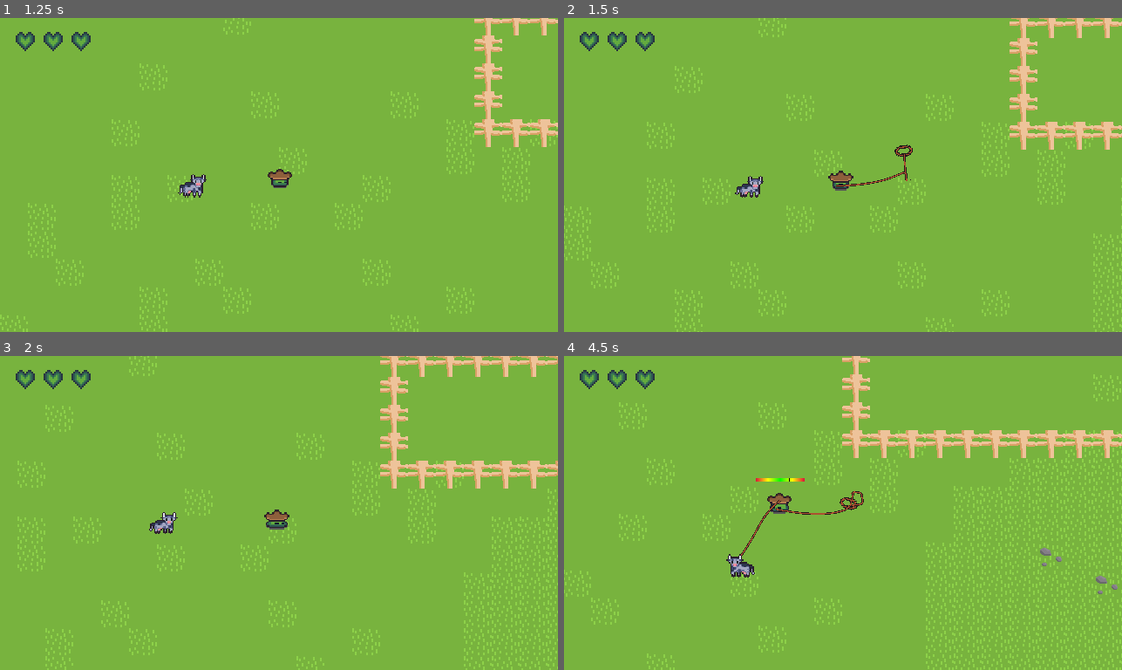
Above: before the commit, frames 1-4 (two rows, left to right).
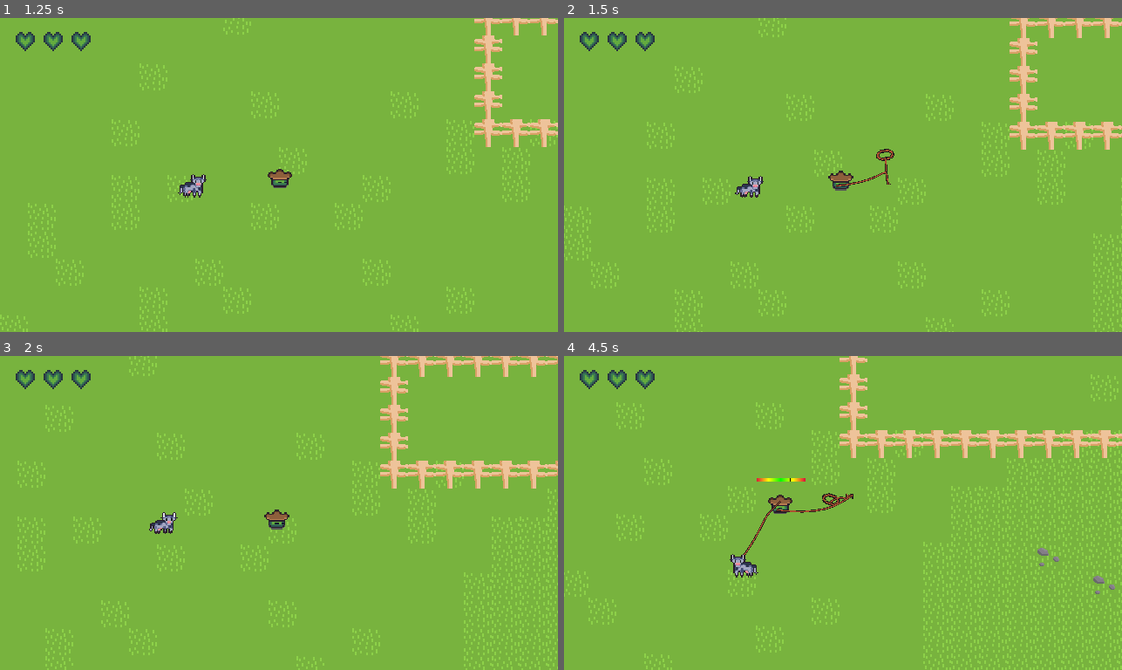
Above: after the commit, the same moments.

Repository: 2weeking/Lasso-Knight
Game: Godot game, scene res://levels/MainMenu.tscn
Same seed, same stepped clock (60 frames per second), same inputs: the game is played once before the commit and once after it.
Inputs (mouse positions are in pixels of both pictures, inside the frame that each line leads up to):
- Up to frame 1 (1.25 s): click "Start" at 0.5 s
- Up to frame 2 (1.5 s): move the mouse to (965, 159) at 1.27 s; hold D (right) from 1.28 s (still down); click (965, 159) at 1.35 s
- Up to frame 3 (2 s): keep holding D (right)
- Up to frame 4 (4.5 s): move the mouse to (731, 528) at 2.02 s; release D (right) at 2.03 s; hold S (down) 2.03-2.78 s; click (731, 528) at 2.1 s; move the mouse to (898, 443) at 2.77 s; hold D (right) 2.78-3.53 s; click (898, 443) at 2.85 s; move the mouse to (815, 575) at 3.52 s; hold W (up) 3.53-4.28 s; click (815, 575) at 3.6 s; move the mouse to (1010, 560) at 4.27 s; hold A (left) from 4.28 s (still down); click (1010, 560) at 4.35 s

Frame 1 is identical in both runs. In frame 2, 0.3% of the frame differs, in the area x 49-63%, y 40-54%; in frame 3, less than 0.1%; in frame 4, 13%, in the area x 0-100%, y 0-100%.

Commit message:
Cleaned up code and put lasso whip animation into animationplayer instead of hardcoding it

Diff:
--- a/entities/knight/knight.gd
+++ b/entities/knight/knight.gd
@@ -23,14 +23,9 @@
 @onready var state_machine = animation_tree.get("parameters/playback")
 
 # Lasso related
-@onready var lasso = $Path2D/PathFollow2D/Lasso
 @onready var verlet_rope = preload("res://entities/lasso/verlet_rope.tscn")
 @onready var lasso_bar = $LassoBar
-@onready var lasso_head = $Path2D/PathFollow2D/LassoHead
-
 @onready var lasso_path = $Path2D
-@onready var lasso_pathfollow = $Path2D/PathFollow2D
-@onready var hurtbox = $Path2D/PathFollow2D/LassoHurtBox
 
 # Lasso golidlocks range on lassobar
 var lasso_bar_bound_lower = (lasso_range/2)-(lasso_range*lasso_goldilocks/2)
@@ -63,17 +58,6 @@
 	gradient_texture.gradient = gradient
 	lasso_bar.texture_under = gradient_texture
 
-func _process(delta):
-	# Whipping state to latch on to enemies
-	if whipping:
-		lasso_pathfollow.progress_ratio += lasso_speed * delta
-		# Reset whipping and hurtbox
-		if lasso_pathfollow.progress_ratio >= 0.9:
-			lasso.visible = false
-			lasso_head.visible = false
-			hurtbox.set_collision_mask_value(3, false)
-			whipping = false
-
 func _physics_process(_delta):
 	# Movement
 	var input_direction = Vector2(
@@ -95,13 +79,8 @@
 
 	# Lasso
 	if Input.is_action_just_pressed("whip") and not whipping:
-		# Initiate whipping with hurtbox
-		lasso.visible = true
-		lasso_head.visible = true
 		lasso_path.look_at(get_global_mouse_position())
-		hurtbox.set_collision_mask_value(3, true)
-		lasso_pathfollow.progress_ratio = 0
-		whipping = true
+		state_machine.travel("whip")
 
 	# Desired_velocity to used to counteract movement during rope capturing
 	desired_velocity = input_direction * move_speed
--- a/entities/knight/knight.tscn
+++ b/entities/knight/knight.tscn
@@ -7,36 +7,9 @@
 [ext_resource type="PackedScene" uid="uid://dvlia5gva2tk" path="res://entities/knight/player_health_ui.tscn" id="4_68lu1"]
 [ext_resource type="Texture2D" uid="uid://du1c6mmkrb8uc" path="res://assets/rope/lasso_head.png" id="4_ok8xe"]
 
-[sub_resource type="Curve2D" id="Curve2D_v218c"]
-_data = {
-"points": PackedVector2Array(0, 0, 0, 0, -5, 10, -69.2504, 0.198425, 69.2504, -0.198425, 81, -17, 0, 0, 0, 0, 151, 0, 72.9156, 0.834275, -72.9156, -0.834275, 78, 18, 0, 0, 0, 0, -5, 7)
-}
-point_count = 5
-
-[sub_resource type="RectangleShape2D" id="RectangleShape2D_an74c"]
-size = Vector2(25, 25)
-
-[sub_resource type="RectangleShape2D" id="RectangleShape2D_vcw2b"]
-size = Vector2(32, 32)
-
 [sub_resource type="Animation" id="Animation_otww2"]
 resource_name = "idle"
 loop_mode = 1
-tracks/0/type = "value"
-tracks/0/imported = false
-tracks/0/enabled = true
-tracks/0/path = NodePath("Sprite2D:frame")
-tracks/0/interp = 1
-tracks/0/loop_wrap = true
-tracks/0/keys = {
-"times": PackedFloat32Array(0),
-"transitions": PackedFloat32Array(1),
-"update": 1,
-"values": [0]
-}
-
-[sub_resource type="Animation" id="Animation_lv1gh"]
-length = 0.001
 tracks/0/type = "value"
 tracks/0/imported = false
 tracks/0/enabled = true
@@ -68,11 +41,51 @@
 "values": [0, 1, 2, 3, 4, 5, 6, 7, 8]
 }
 
+[sub_resource type="Animation" id="Animation_8oo1r"]
+resource_name = "whip"
+length = 0.5
+tracks/0/type = "value"
+tracks/0/imported = false
+tracks/0/enabled = true
+tracks/0/path = NodePath("Path2D/PathFollow2D/LassoHurtBox:collision_mask")
+tracks/0/interp = 1
+tracks/0/loop_wrap = true
+tracks/0/keys = {
+"times": PackedFloat32Array(0, 0.5),
+"transitions": PackedFloat32Array(1, 1),
+"update": 1,
+"values": [4, 0]
+}
+tracks/1/type = "value"
+tracks/1/imported = false
+tracks/1/enabled = true
+tracks/1/path = NodePath("Path2D/PathFollow2D:progress_ratio")
+tracks/1/interp = 1
+tracks/1/loop_wrap = true
+tracks/1/keys = {
+"times": PackedFloat32Array(0, 0.5),
+"transitions": PackedFloat32Array(1, 1),
+"update": 0,
+"values": [0.0, 1.0]
+}
+tracks/2/type = "value"
+tracks/2/imported = false
+tracks/2/enabled = true
+tracks/2/path = NodePath("Path2D:visible")
+tracks/2/interp = 1
+tracks/2/loop_wrap = true
+tracks/2/keys = {
+"times": PackedFloat32Array(0, 0.5),
+"transitions": PackedFloat32Array(1, 1),
+"update": 1,
+"values": [true, false]
+}
+
 [sub_resource type="AnimationLibrary" id="AnimationLibrary_a50b0"]
 _data = {
-"RESET": SubResource("Animation_lv1gh"),
 "idle": SubResource("Animation_otww2"),
-"walk": SubResource("Animation_oj33q")
+"walk": SubResource("Animation_oj33q"),
+"whip": SubResource("Animation_8oo1r")
 }
 
 [sub_resource type="AnimationNodeAnimation" id="AnimationNodeAnimation_bmdyj"]
@@ -81,20 +94,47 @@
 [sub_resource type="AnimationNodeAnimation" id="AnimationNodeAnimation_6xr85"]
 animation = &"walk"
 
+[sub_resource type="AnimationNodeAnimation" id="AnimationNodeAnimation_6h35c"]
+animation = &"whip"
+
 [sub_resource type="AnimationNodeStateMachineTransition" id="AnimationNodeStateMachineTransition_k2ac6"]
 advance_mode = 2
 
 [sub_resource type="AnimationNodeStateMachineTransition" id="AnimationNodeStateMachineTransition_quseh"]
 
 [sub_resource type="AnimationNodeStateMachineTransition" id="AnimationNodeStateMachineTransition_erak6"]
+
+[sub_resource type="AnimationNodeStateMachineTransition" id="AnimationNodeStateMachineTransition_jn8o8"]
+
+[sub_resource type="AnimationNodeStateMachineTransition" id="AnimationNodeStateMachineTransition_whoyy"]
+switch_mode = 2
+
+[sub_resource type="AnimationNodeStateMachineTransition" id="AnimationNodeStateMachineTransition_7eetj"]
+
+[sub_resource type="AnimationNodeStateMachineTransition" id="AnimationNodeStateMachineTransition_iuyh7"]
+switch_mode = 2
 
 [sub_resource type="AnimationNodeStateMachine" id="AnimationNodeStateMachine_ljlde"]
 states/idle/node = SubResource("AnimationNodeAnimation_bmdyj")
 states/idle/position = Vector2(403, 100)
 states/walk/node = SubResource("AnimationNodeAnimation_6xr85")
 states/walk/position = Vector2(613, 100)
-transitions = ["Start", "idle", SubResource("AnimationNodeStateMachineTransition_k2ac6"), "idle", "walk", SubResource("AnimationNodeStateMachineTransition_quseh"), "walk", "idle", SubResource("AnimationNodeStateMachineTransition_erak6")]
+states/whip/node = SubResource("AnimationNodeAnimation_6h35c")
+states/whip/position = Vector2(502, 217)
+transitions = ["Start", "idle", SubResource("AnimationNodeStateMachineTransition_k2ac6"), "idle", "walk", SubResource("AnimationNodeStateMachineTransition_quseh"), "walk", "idle", SubResource("AnimationNodeStateMachineTransition_erak6"), "walk", "whip", SubResource("AnimationNodeStateMachineTransition_jn8o8"), "whip", "walk", SubResource("AnimationNodeStateMachineTransition_whoyy"), "idle", "whip", SubResource("AnimationNodeStateMachineTransition_7eetj"), "whip", "idle", SubResource("AnimationNodeStateMachineTransition_iuyh7")]
 graph_offset = Vector2(-169, 25)
+
+[sub_resource type="Curve2D" id="Curve2D_v218c"]
+_data = {
+"points": PackedVector2Array(0, 0, 0, 0, -5, 10, -69.2504, 0.198425, 69.2504, -0.198425, 81, -17, 0, 0, 0, 0, 151, 0, 72.9156, 0.834275, -72.9156, -0.834275, 78, 18, 0, 0, 0, 0, -5, 7)
+}
+point_count = 5
+
+[sub_resource type="RectangleShape2D" id="RectangleShape2D_an74c"]
+size = Vector2(25, 25)
+
+[sub_resource type="RectangleShape2D" id="RectangleShape2D_vcw2b"]
+size = Vector2(32, 32)
 
 [sub_resource type="RectangleShape2D" id="RectangleShape2D_nid7g"]
 size = Vector2(32, 32)
@@ -104,6 +144,18 @@
 [node name="Knight" type="CharacterBody2D"]
 collision_layer = 2
 script = ExtResource("1_bwy00")
+
+[node name="AnimationPlayer" type="AnimationPlayer" parent="."]
+libraries = {
+"": SubResource("AnimationLibrary_a50b0")
+}
+
+[node name="AnimationTree" type="AnimationTree" parent="."]
+libraries = {
+"": SubResource("AnimationLibrary_a50b0")
+}
+tree_root = SubResource("AnimationNodeStateMachine_ljlde")
+anim_player = NodePath("../AnimationPlayer")
 
 [node name="Sprite2D" type="Sprite2D" parent="."]
 scale = Vector2(1.5, 1.5)
@@ -111,6 +163,7 @@
 hframes = 9
 
 [node name="Path2D" type="Path2D" parent="."]
+visible = false
 curve = SubResource("Curve2D_v218c")
 
 [node name="PathFollow2D" type="PathFollow2D" parent="Path2D"]
@@ -118,13 +171,11 @@
 rotates = false
 
 [node name="LassoHead" type="Sprite2D" parent="Path2D/PathFollow2D"]
-visible = false
 scale = Vector2(0.65, 0.65)
 texture = ExtResource("4_ok8xe")
 offset = Vector2(0, -5)
 
 [node name="Lasso" parent="Path2D/PathFollow2D" node_paths=PackedStringArray("target") instance=ExtResource("4_45si7")]
-visible = false
 z_index = 1
 target = NodePath("../..")
 
@@ -138,18 +189,6 @@
 
 [node name="CollisionShape2D" type="CollisionShape2D" parent="."]
 shape = SubResource("RectangleShape2D_vcw2b")
-
-[node name="AnimationPlayer" type="AnimationPlayer" parent="."]
-libraries = {
-"": SubResource("AnimationLibrary_a50b0")
-}
-
-[node name="AnimationTree" type="AnimationTree" parent="."]
-libraries = {
-"": SubResource("AnimationLibrary_a50b0")
-}
-tree_root = SubResource("AnimationNodeStateMachine_ljlde")
-anim_player = NodePath("../AnimationPlayer")
 
 [node name="Camera2D" type="Camera2D" parent="."]
 process_callback = 0
--- a/levels/MainMenu.gd
+++ b/levels/MainMenu.gd
@@ -2,10 +2,6 @@
 
 func _ready():
 	randomize()
-	#$VBoxContainer/Start.grab_focus()
-
-func _process(delta):
-	pass
 
 func _on_Enter_pressed():
 	if get_tree().change_scene_to_file("res://levels/level_0.tscn") != OK:
--- a/levels/level_0.tscn
+++ b/levels/level_0.tscn
@@ -42,4 +42,4 @@
 position = Vector2(-167, 18)
 speed = 100
 speed_offset = 50
-capture_time = 30
+capture_time = 5
Not shown: 1 places in entities/knight/knight.tscn that only renumber resources
